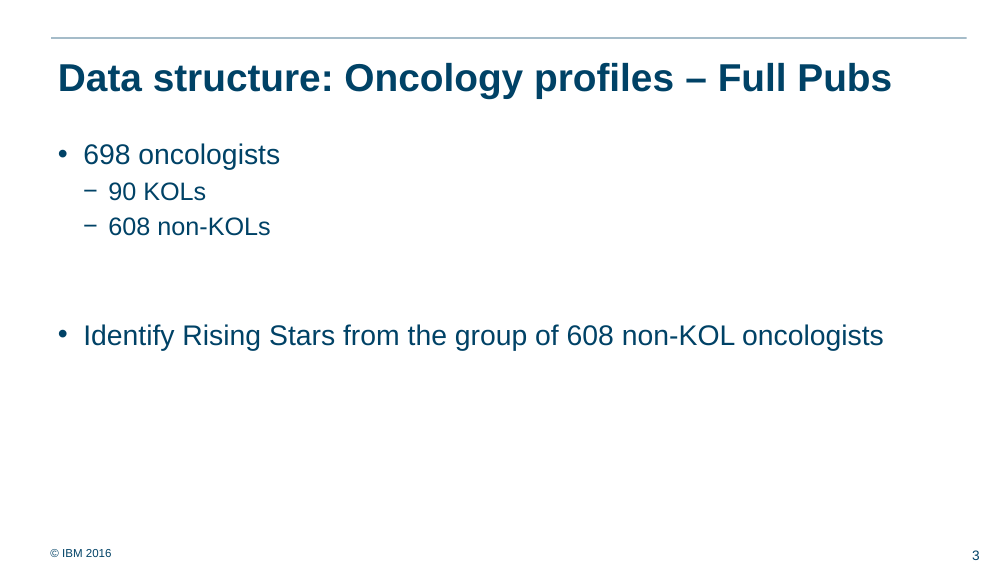
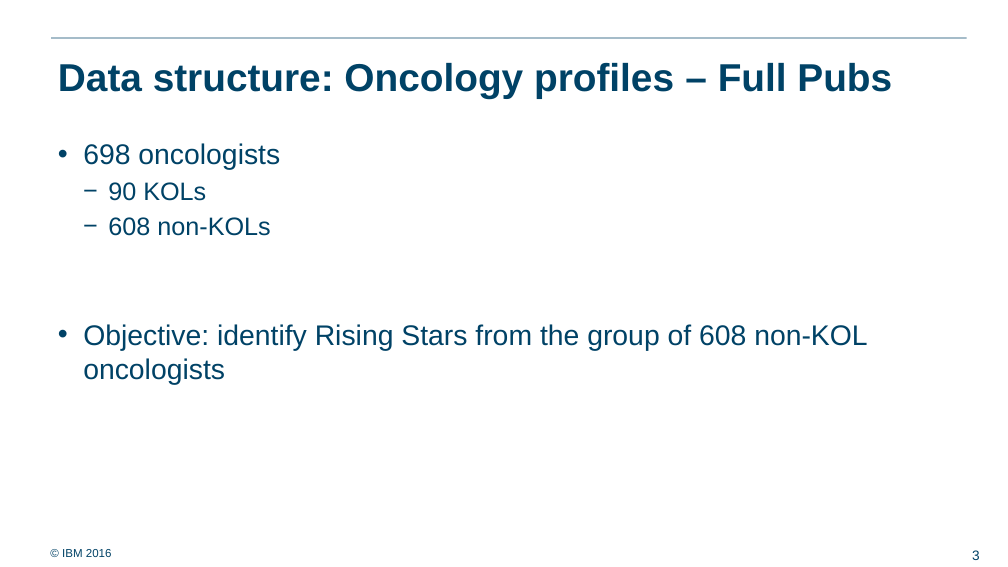
Before and after one commit to ralf0615/Rising_stars, a slide deck: slide 3 of oncology_profile/Slides/Rising_stars_oncology_profiles_update_v1.pptx. Drawn at 1008x567 pixels with LibreOffice and Linux fonts; fonts in the diff are those of the drawing; background and template pictures are left out. Boxes give left, top, right and bottom in pixels: in the first picture for what was removed or moved away, otherwise in the second. Text is boxed around its words. In the diff, an @@ line names an element or a change of style, - is before the commit and + after.

```diff
--- a/oncology_profile/Slides/Rising_stars_oncology_profiles_update_v1.pptx
+++ b/oncology_profile/Slides/Rising_stars_oncology_profiles_update_v1.pptx
@@ text at bbox=[83, 324, 867, 385]: text changed @@
-• Identify Rising Stars from the group of 608 non-KOL oncologists
+• Objective: identify Rising Stars from the group of 608 non-KOL oncologists
```
Also in this commit, not shown: 3 other slides changed, 1 slide added, 1 other file.
